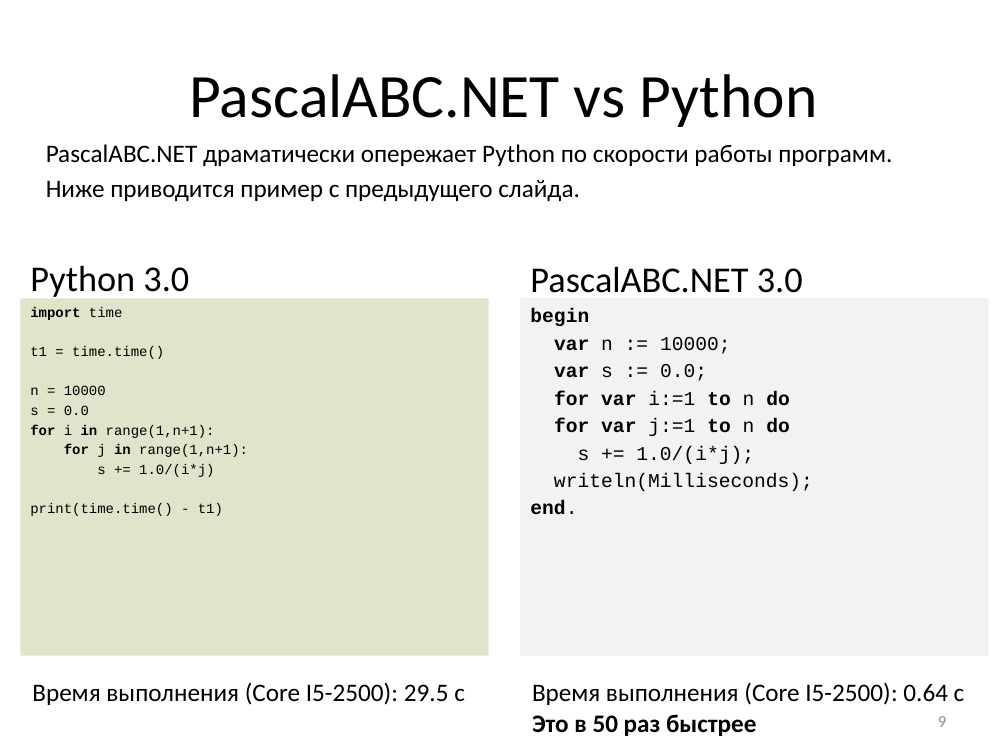
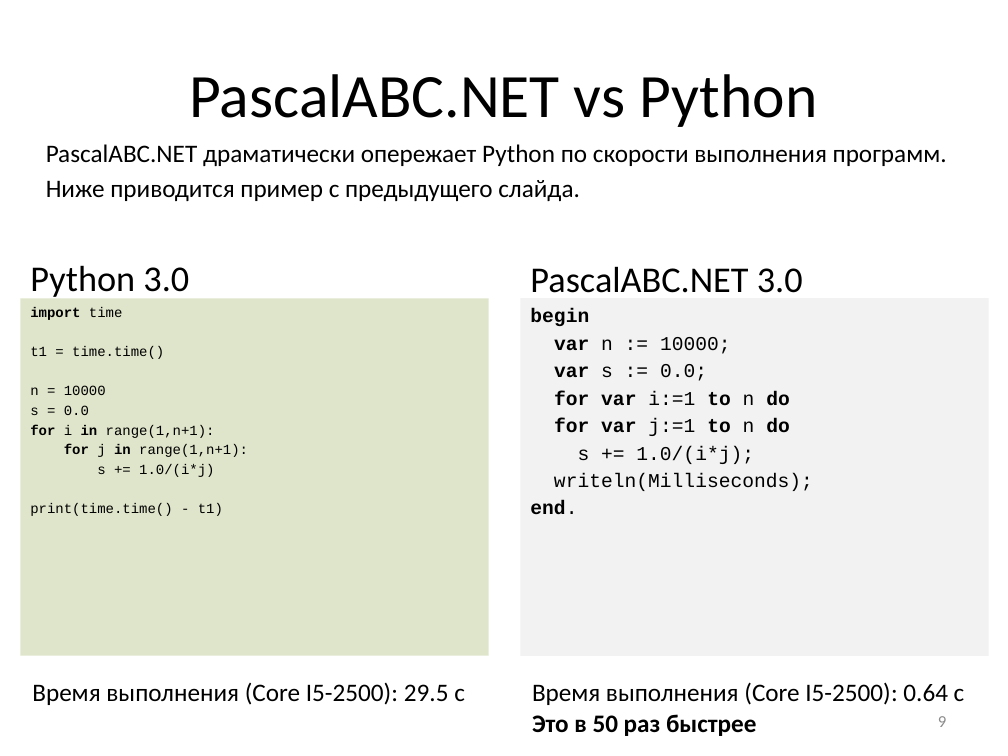
Before and after one commit to pascalabcnet/pascalabcnet, a slide deck: slide 9 of _Presentations/2015 New Features/PascalABC.NET 2015.pptx. Drawn at 1008x756 pixels with LibreOffice and Linux fonts; fonts in the diff are those of the drawing. Boxes give left, top, right and bottom in pixels: in the first picture for what was removed or moved away, otherwise in the second. Text is boxed around its words. In the diff, an @@ line names an element or a change of style, - is before the commit and + after.

```diff
--- a/_Presentations/2015 New Features/PascalABC.NET 2015.pptx
+++ b/_Presentations/2015 New Features/PascalABC.NET 2015.pptx
@@ text at <box>46,144,947,166</box>: text changed @@
-PascalABC.NET драматически опережает Python по скорости работы программ.
+PascalABC.NET драматически опережает Python по скорости выполнения программ.
```
Also in this commit, not shown: 2 other slides changed, 8 other files.
